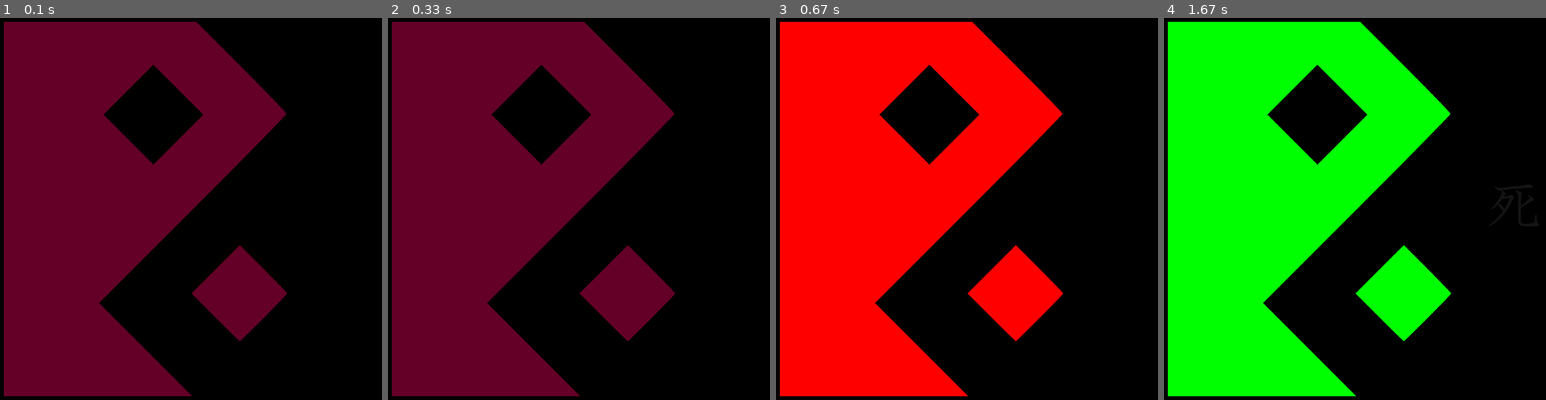
Above: before the commit, frames 1-4 (left to right).
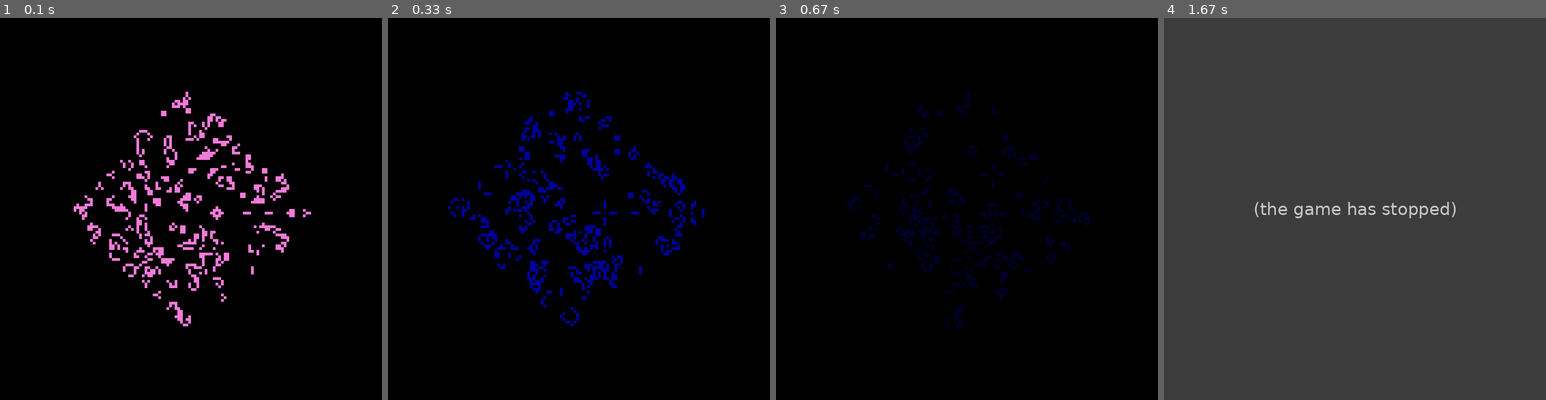
Above: after the commit, the same moments.

Repository: piotrksiazek/Pygame-of-Life
Game: pygame game, started from main.py
Same seed, same stepped clock (60 frames per second), same inputs: the game is played once before the commit and once after it.
Inputs:
- Up to frame 1 (0.1 s): no input
- Up to frame 2 (0.33 s): no input
- Up to frame 3 (0.67 s): hold Right from 0.33 s (still down)
- Up to frame 4 (1.67 s): release Right at 0.8 s; hold Up 0.83-1.3 s; hold Right from 1.33 s (still down)

The runs differ from the first frame. In frame 1, 50% of the frame differs, in the area x 1-82%, y 1-99%; in frame 2, 50%; in frame 3, 50%; in frame 4, 100%, in the area x 0-100%, y 0-100%.
Error after the commit: IndexError: list index out of range (main.py line 114); the game stopped at 1.42 s (later frames are placeholders)

Commit message:
animacja

Diff:
--- a/main.py
+++ b/main.py
@@ -103,10 +103,22 @@
                 if ascii_char != ' ':
                     cell_object.set_alive()
 
-    def animate_snake_grid(self):
+    def animate_snake_grid(self, population):
         self.create_snake_grid()
+        speed = 400
+        i = 0
         while self.intro:
-            pass
+            for event in pygame.event.get():
+                if event.type == pygame.QUIT:
+                    sys.exit()
+            alive_cell_color = gol.settings.colors_of_life_intro[i]
+            pygame.time.delay(i)
+            next_gen = population.draw_grid(self.screen, alive_cell_color, gol.settings.dead_intro_color, population.snake_grid)
+            population.snake_grid = next_gen
+            pygame.display.flip()
+            i += 1
+            if speed > 20:
+                speed -= 20
 
     def pre_populate_events(self, grid):
         for event in pygame.event.get():
@@ -211,9 +223,9 @@
 
                 cell_rect = pygame.Rect(x*self.cell_size, y*self.cell_size, self.cell_size, self.cell_size)
                 if cell.status == 1:
-                    pygame.draw.rect(screen, gol.settings.alive_color, cell_rect)
+                    pygame.draw.rect(screen, alive_color, cell_rect)
                 else:
-                    pygame.draw.rect(screen, gol.settings.dead_color, cell_rect)
+                    pygame.draw.rect(screen, dead_color, cell_rect)
 
         return next_generation
 
@@ -241,10 +253,10 @@
         population.create_snake_grid()
         menu = MainMenu()
         text = Text()
+        population.animate_snake_grid(population)
         menu.choose_color()
         population.pre_game(population.snake_grid, gol.settings.alive_intro_color, gol.settings.dead_intro_color)
         population.pre_game(population.grid, gol.settings.alive_color, gol.settings.dead_color)
-
         # After intro and menus are over.
         while True:
             pygame.time.delay(100)
--- a/settings.py
+++ b/settings.py
@@ -3,13 +3,18 @@
 
 class Settings:
     def __init__(self):
-        self.colors_of_life = [(100,0,40), (255,0,0), (0,255,0), (0,0,255)]
+        self.colors_of_life = [(randint(1,255), randint(1,255), randint(1,255)) for x in range(100)]
+        self.colors_of_life_intro = [(randint(1,255), randint(1,255), randint(1,255)) for x in range(15)]
+        self.dimmer = 255
+        for color in range(13):
+            self.colors_of_life_intro.extend([randint(1,self.dimmer), randint(1,self.dimmer), randint(1,self.dimmer)])
+            self.dimmer -= 17
         self.colors_of_death = [(0,0,0), (20,20,20), (150,150,150), (255,0,0)]
         self.max_color_of_life = len(self.colors_of_life) - 1
         self.max_color_of_death = len(self.colors_of_death) - 1
         self.alive_color = self.colors_of_life[0]
         self.dead_color = self.colors_of_death[0]
-        self.alive_intro_color = (100,0,40)
+        self.alive_intro_color = self.colors_of_life[0]
         self.dead_intro_color = (0,0,0)
         self.scr_width = 700
         self.scr_height = 700
